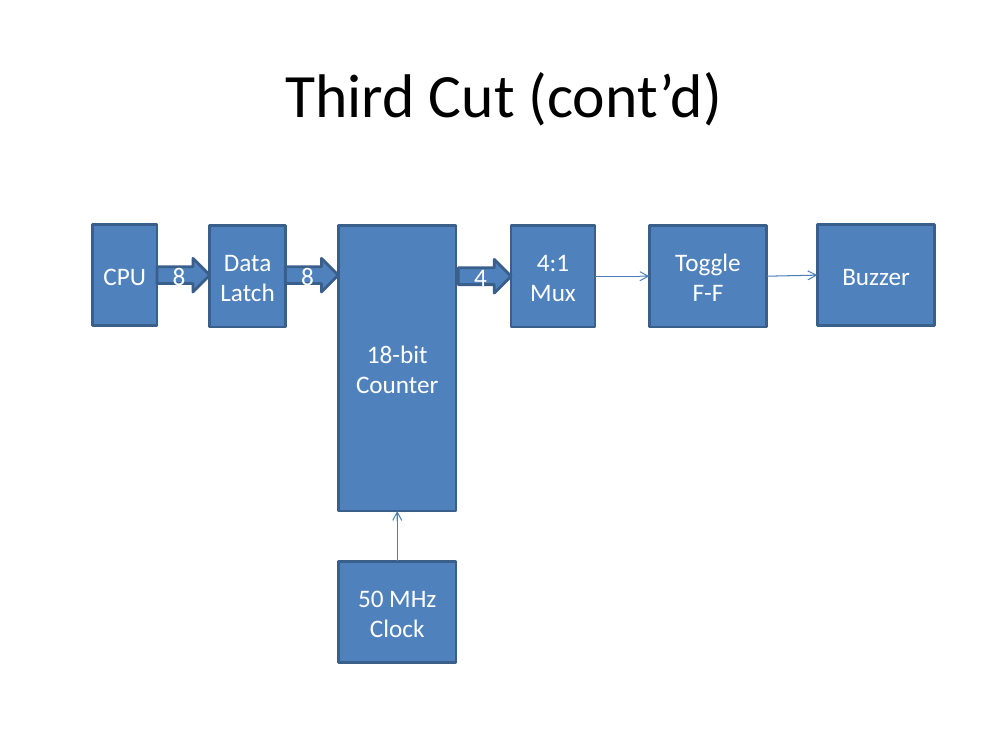
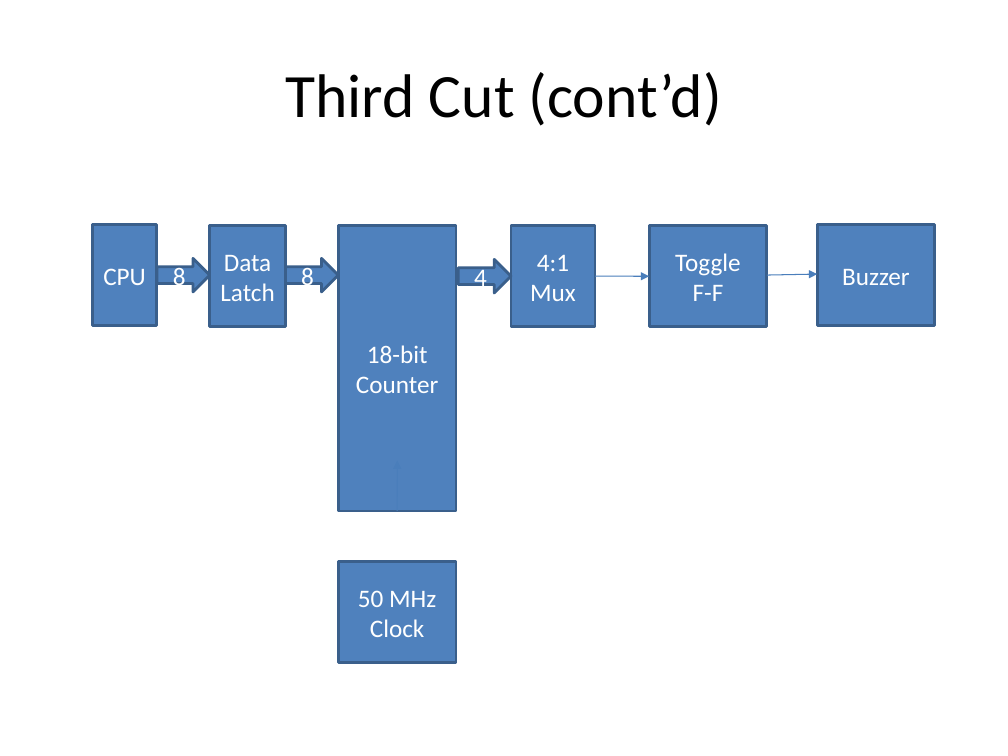
Before and after one commit to douggilliland/MultiComp, a slide deck: slide 23 of MultiComp (VHDL Template)/Components/SoundGen/Documentation/Sound Generator.pptx (slide 14 before the commit). Drawn at 1008x756 pixels with LibreOffice and Linux fonts; fonts in the diff are those of the drawing. Boxes give left, top, right and bottom in pixels: in the first picture for what was removed or moved away, otherwise in the second. Text is boxed around its words. In the diff, an @@ line names an element or a change of style, - is before the commit and + after.

```diff
--- a/MultiComp (VHDL Template)/Components/SoundGen/Documentation/Sound Generator.pptx
+++ b/MultiComp (VHDL Template)/Components/SoundGen/Documentation/Sound Generator.pptx
@@ arrow removed from (595, 276) to (649, 276) @@
@@ freeform shape added at [595, 276, 649, 276], outline #4A7EBB 0.75 pt @@
@@ arrow removed from (767, 276) to (817, 275) @@
@@ freeform shape added at [767, 274, 817, 275], outline #4A7EBB 0.75 pt @@
@@ arrow removed from (397, 561) to (397, 511) @@
```
Also in this commit, not shown: 20 other slides changed, 9 slides added, 39 other files.
